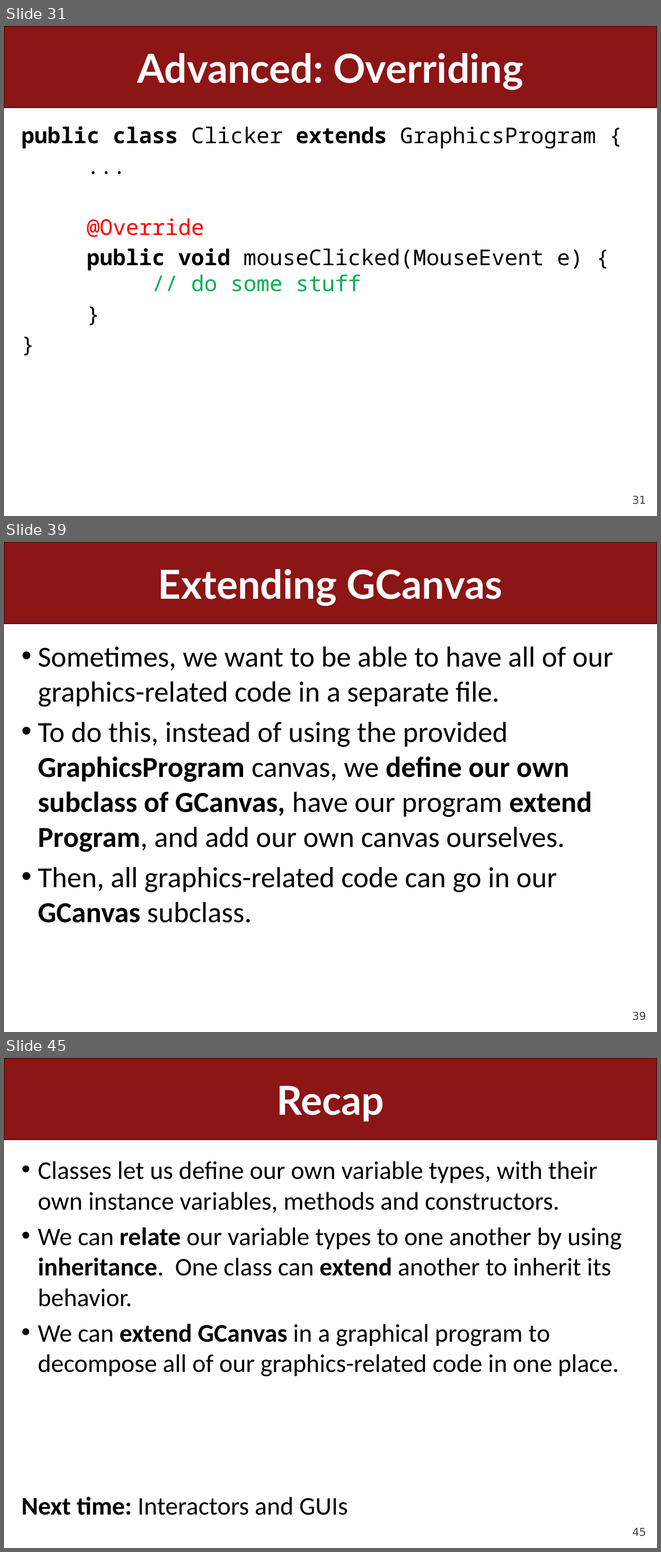
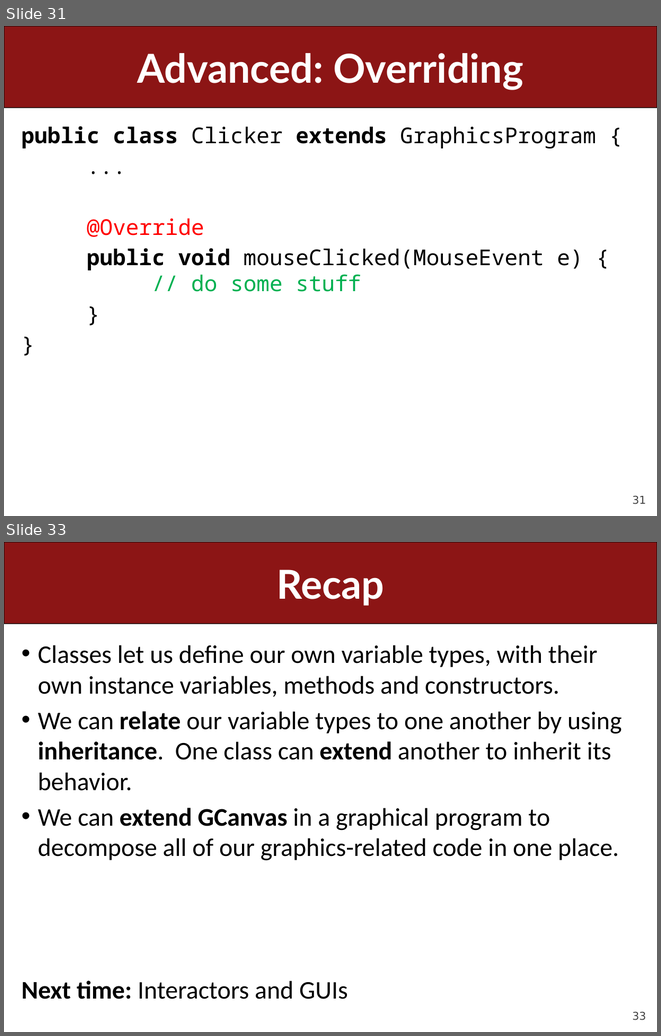
Before and after one commit to ckincaid17/cs106a-summer-2018, a slide deck: WWW/lectures/Lecture22/Lecture22.pptx. Shown one above the other, each under a label of ours: slides 31, 39 and 45 before the commit, slides 31 and 33 after it; the slides between them are not shown. The pictures are 661x1552 and 661x1036 pixels, drawn with LibreOffice and Linux fonts; fonts in the diff are those of the drawing. Boxes give left, top, right and bottom in pixels: in the first picture for what was removed or moved away, otherwise in the second. Text is boxed around its words. In the diff, an @@ line names an element or a change of style, - is before the commit and + after.

```diff
--- a/WWW/lectures/Lecture22/Lecture22.pptx
+++ b/WWW/lectures/Lecture22/Lecture22.pptx
@@ slide 39 removed at [4,542,657,1032], background #FFFFFF; not listed: 2 template elements that a slide beside it also shows @@
@@ title removed at [158,569,502,606] @@
-Extending GCanvas
@@ text removed at [38,646,614,923] @@
-• Sometimes, we want to be able to have all of our graphics-related code in a separate file.
-• To do this, instead of using the provided GraphicsProgram canvas, we define our own subclass of GCanvas, have our program extend Program, and add our own canvas ourselves.
-• Then, all graphics-related code can go in our GCanvas subclass.
@@ what was slide 45 is now slide 33 @@
@@ page number at [632,1011,646,1020]: text changed @@
-45
+33
```
Also in this commit, not shown: 9 slides changed, 11 other slides removed, 10 other files.
